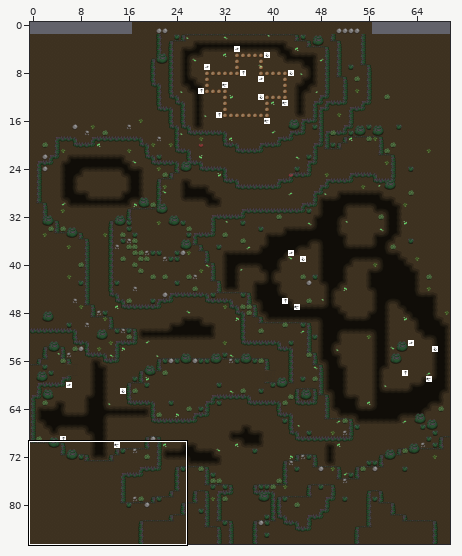
Tiled map (JSON), stored at assets/Tiled/map_donjon.json. Above: a wide view before the commit, with the close-up outlined.
Close-up. Before:
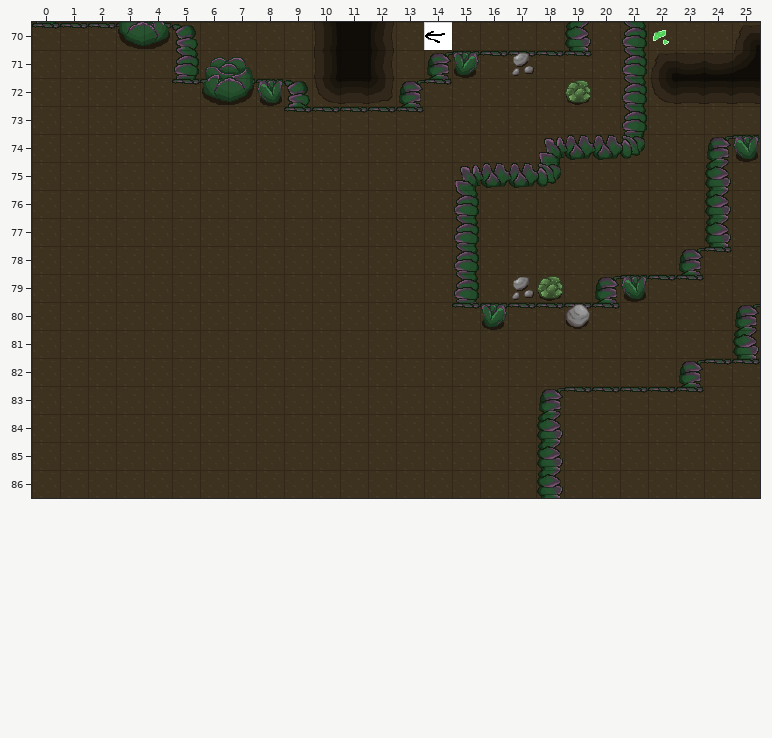
Cells are 32x32 px. Shown: x 0..25, y 70..86. The commit also changed other parts of the map, which this record leaves out.
Once edited:
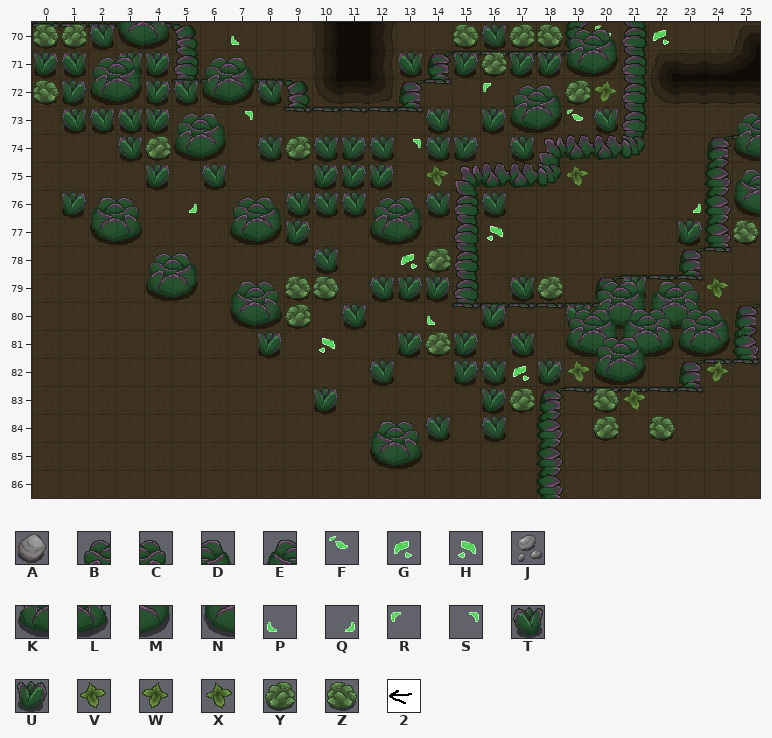
Key: from "tileset": A 3, B 13, C 13 flipped left-right, D 14, E 14 flipped left-right, F 16, G 17, H 17 flipped left-right, J 39, K 49, L 49 flipped left-right, M 50, N 50 flipped left-right, P 52, Q 52 flipped left-right, R 52 flipped up-down, S 52 turned 180, T 158, U 158 flipped left-right, V 191, W 192, X 192 flipped left-right, Y 193, Z 193 flipped left-right, 2 614.
_ is an empty cell, . an unchanged one.
Edits made:
--- layer "decor_layer"
@@ x 7..20 @@
-70 _............_
+70 P............F
@@ x 5..24 @@
-72 ..........._..._....
-73 .._..........._.....
-74 ........_._.........
-75 ........._...._.....
-76 _................._.
-77 ..........._........
-78 ........_...........
-79 ..................._
-80 ........._..........
-81 ....._..............
-82 ............_._...._
-83 ................_...
+72 ...........R...W....
+73 ..S...........F.....
+74 ........S.V.........
+75 .........V....V.....
+76 Q.................Q.
+77 ...........H........
+78 ........G...........
+79 ...................V
+80 .........P..........
+81 .....H..............
+82 ............G.X....W
+83 ................X...
--- layer "obstacle_layer"
@@ x 0..25 @@
-70 ___............______.....
-71 __.__........_.._J___.....
-72 ______...........__.......
-73 .____........._.___._.....
-74 ...____._____.__._.......T
-75 ...._._...___.............
-76 ._.......___.._._........_
-77 ..__...___..__........._._
-78 .........._..._...........
-79 ....__...__.___..J........
-80 .......___._.......A____..
-81 ........_....___._.______.
-82 ............_..__._.__....
-83 .........._.....__.._.....
-84 .............._._..._._...
-85 ............__............
+70 ZYT............ZTYZBD.....
+71 UT.TU........T..YUUKM.....
+72 ZUKMUT...........BD.......
+73 .TTTU.........T.UKM.T.....
+74 ...TYKM.TYTUT.TU.T.......K
+75 ....U.T...UUU.............
+76 .U.......TTT..T.T........N
+77 ..NL...KMU..KM.........U.Z
+78 ..........T...Y...........
+79 ....KM...ZZ.TUU..T........
+80 .......NLY.T.......TKMNL..
+81 ........U....UYU.T.KMNLKM.
+82 ............T..UT.U.KM....
+83 ..........U.....UY..Z.....
+84 ..............T.T...Y.Z...
+85 ............NL............
--- layer "aboveDecor_layer"
@@ x 2..3 @@
-71 __
+71 BD
@@ x 5..25 @@
-73 __.................._
+73 BD..................B
@@ x 2..25 @@
-75 ......................._
-76 __...__...__............
+75 .......................E
+76 EC...BD...BD............
@@ x 4..24 @@
-78 __...................
-79 ...__...........____.
-80 ...............______
-81 ................__...
+78 BD...................
+79 ...EC...........BDEC.
+80 ...............BDECBD
+81 ................BD...
@@ x 12..13 @@
-84 __
+84 EC
--- layer "switchLeft_Layer" (now hidden)
@@ x 14..14 @@
-70 2
+70 _
Pixel boxes of the changes (left, top, right, bottom) in both close-ups:
changed: (33, 22, 730, 469)
changed: (733, 113, 760, 245)
